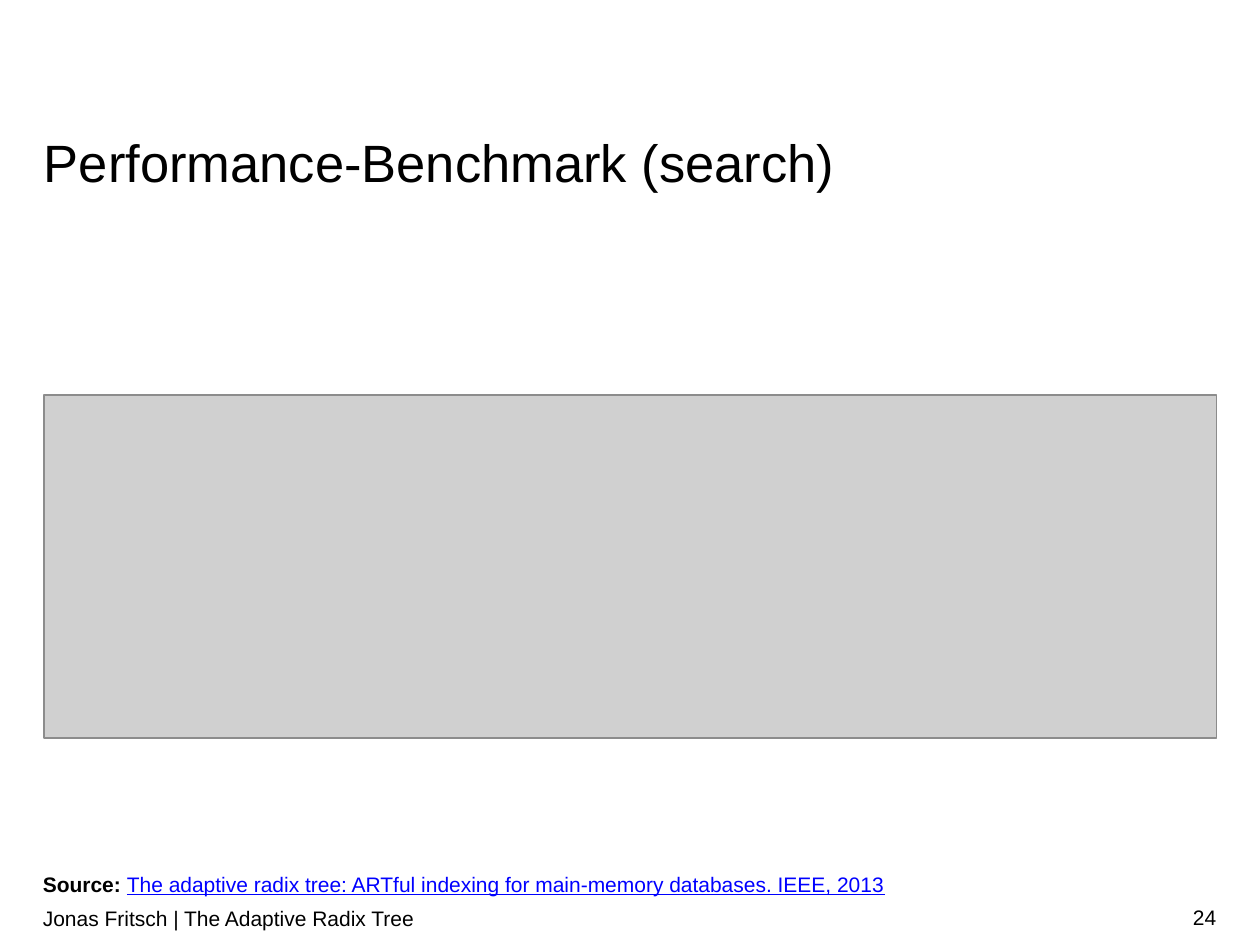
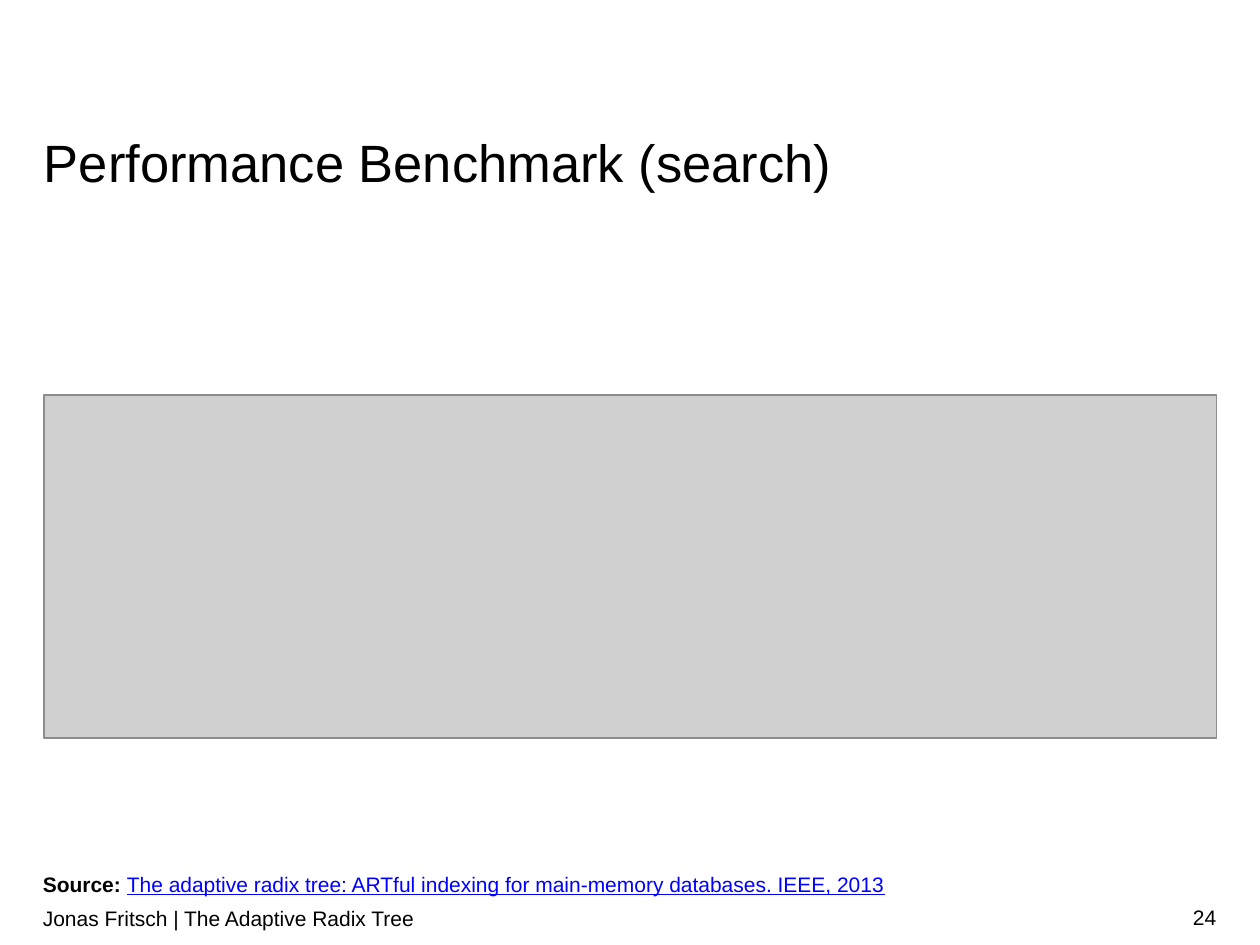
Before and after one commit to atalantus/The-Adaptive-Radix-Tree, a slide deck: slide 24 of Presentation/The Adaptive Radix Tree.pptx. Drawn at 1260x945 pixels with LibreOffice and Linux fonts; fonts in the diff are those of the drawing; grey boxes stand for pictures; background and template pictures are left out. Boxes give left, top, right and bottom in pixels: in the first picture for what was removed or moved away, otherwise in the second. Text is boxed around its words. In the diff, an @@ line names an element or a change of style, - is before the commit and + after.

```diff
--- a/Presentation/The Adaptive Radix Tree.pptx
+++ b/Presentation/The Adaptive Radix Tree.pptx
@@ title at (44, 144, 831, 193): text changed @@
-Performance-Benchmark (search)
+Performance Benchmark (search)
```
Also in this commit, not shown: 4 other slides changed.
